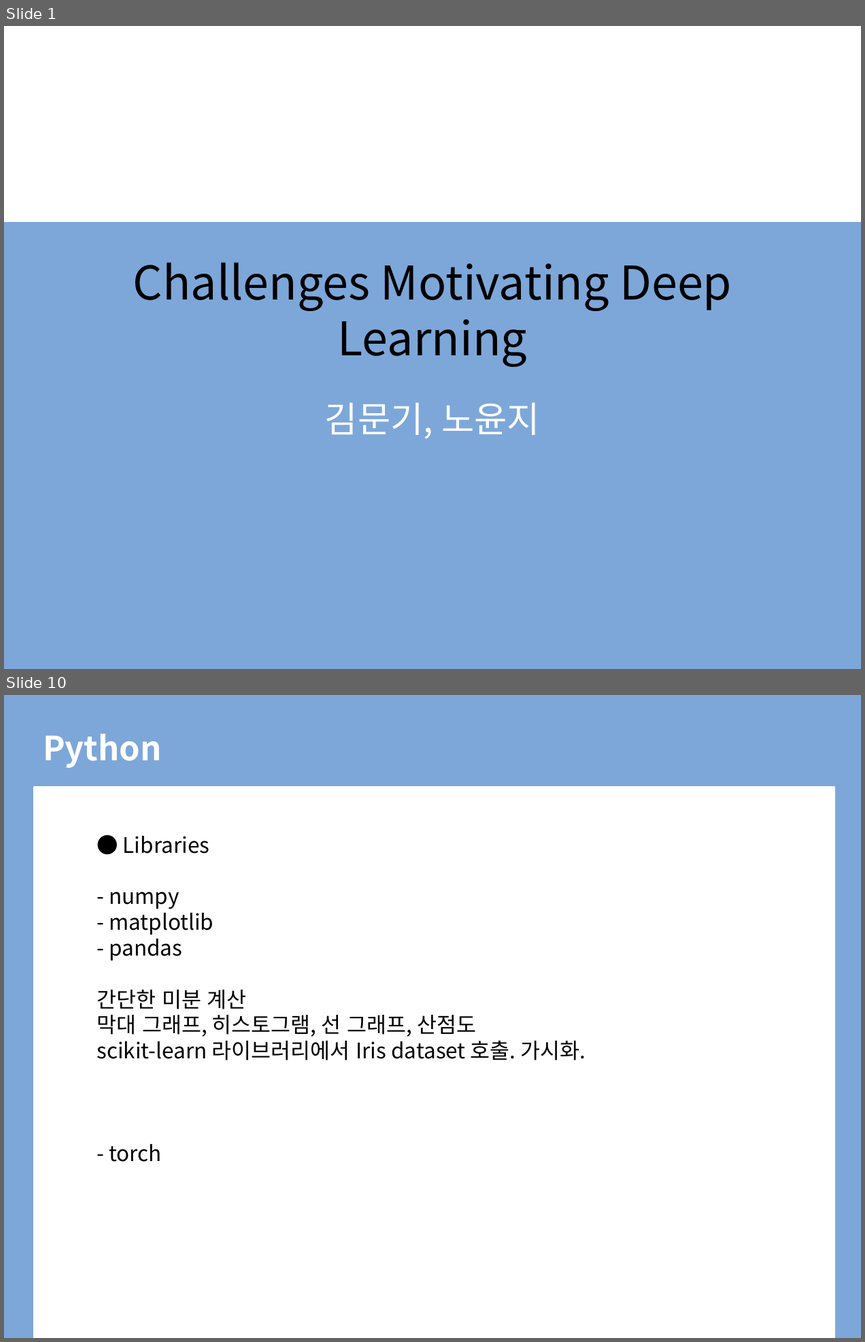
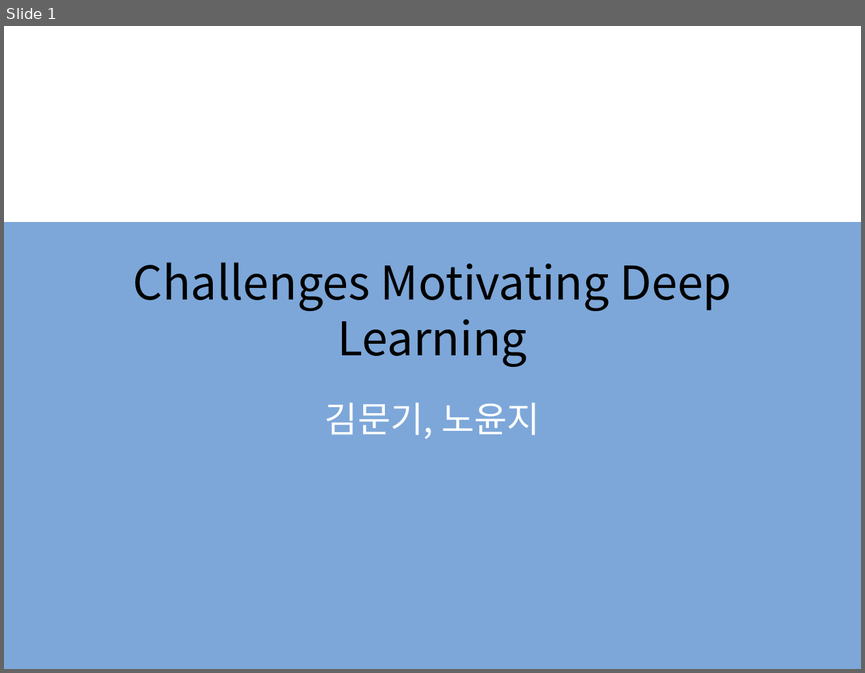
Before and after one commit to BLINK-ONCE/Storage, a slide deck: files/presentation/ppt/5.11 Challenges Motivating Deep Learning.pptx. Shown one above the other, each under a label of ours: slides 1 and 10 before the commit, slide 1 after it; the slides between them are not shown. The pictures are 865x1342 and 865x673 pixels, drawn with LibreOffice and Linux fonts; fonts in the diff are those of the drawing; background and template pictures are left out. Boxes give left, top, right and bottom in pixels: in the first picture for what was removed or moved away, otherwise in the second. Text is boxed around its words. In the diff, an @@ line names an element or a change of style, - is before the commit and + after.

```diff
--- a/files/presentation/ppt/5.11 Challenges Motivating Deep Learning.pptx
+++ b/files/presentation/ppt/5.11 Challenges Motivating Deep Learning.pptx
@@ slide 10 removed at [4,695,861,1338], background #FFFFFF @@
@@ rectangle removed at [4,695,861,1338] @@
@@ title removed at [43,734,162,768] @@
-Python
@@ rectangle removed at [34,787,834,1338] @@
@@ text removed at [96,836,586,1161] @@
-● Libraries
-- numpy
-- matplotlib
-- pandas
-간단한 미분 계산
-막대 그래프, 히스토그램, 선 그래프, 산점도
-scikit-learn 라이브러리에서 Iris dataset 호출. 가시화.
-- torch
```
Also in this commit, not shown: 1 slide changed, 5 slides added, 7 other slides removed.
